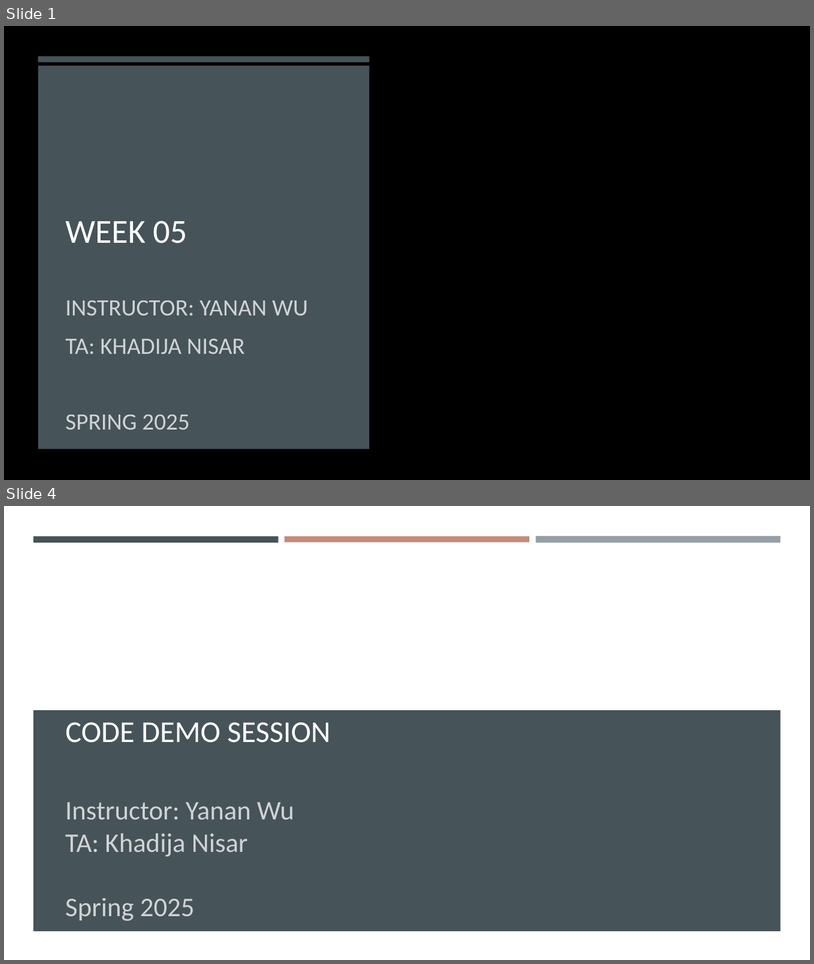
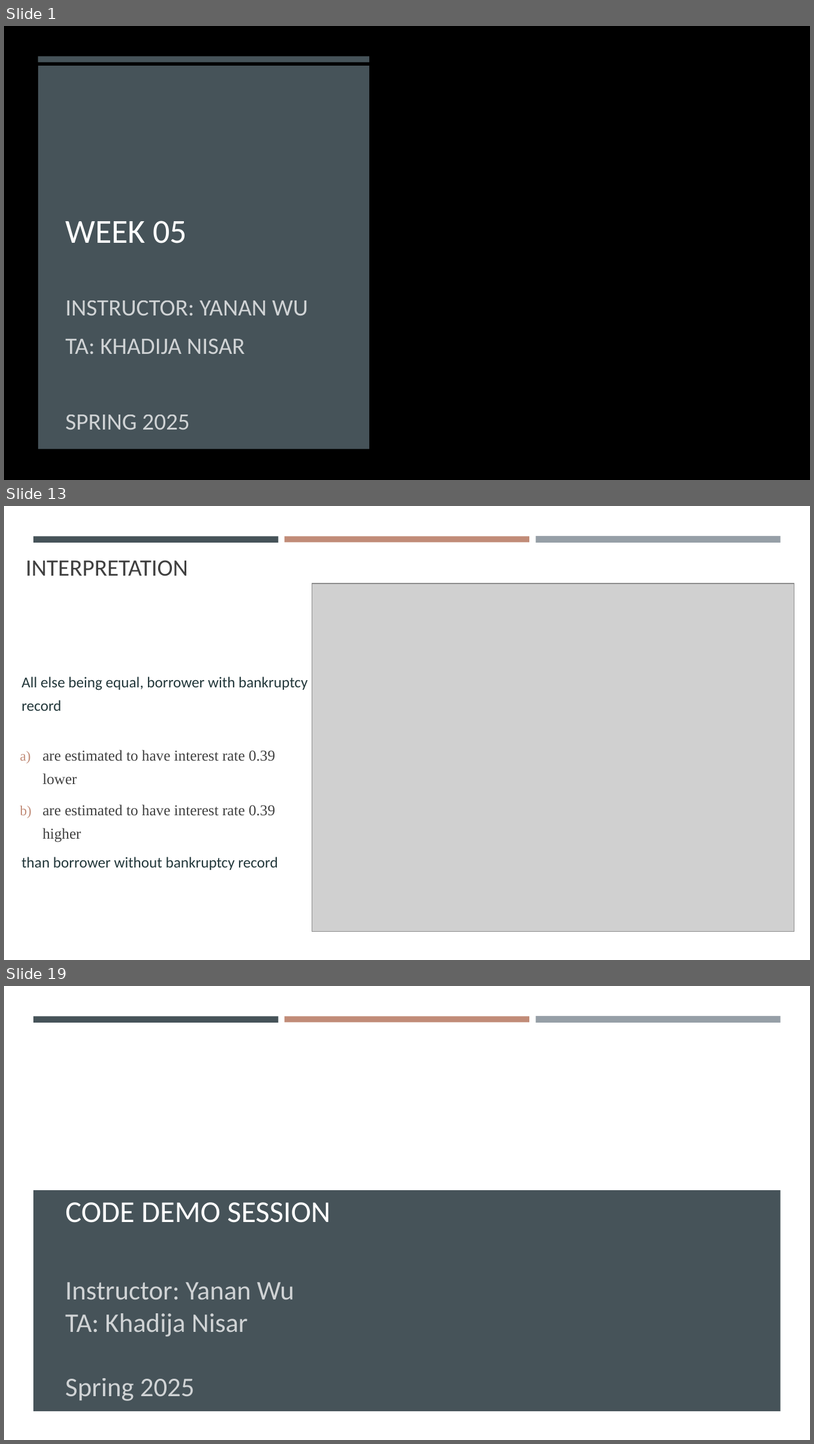
Before and after one commit to gisynw/geog-247, a slide deck: docs/Lectures/Week05/Week05_MultipleRegression.pptx. Shown one above the other, each under a label of ours: slides 1 and 4 before the commit, slides 1, 13 and 19 after it; the slides between them are not shown. The pictures are 814x964 and 814x1444 pixels, drawn with LibreOffice and Linux fonts; fonts in the diff are those of the drawing; grey boxes stand for pictures; background and template pictures are left out. Boxes give left, top, right and bottom in pixels: in the first picture for what was removed or moved away, otherwise in the second. Text is boxed around its words. In the diff, an @@ line names an element or a change of style, - is before the commit and + after.

```diff
--- a/docs/Lectures/Week05/Week05_MultipleRegression.pptx
+++ b/docs/Lectures/Week05/Week05_MultipleRegression.pptx
@@ slide 13 added at bbox=[4, 506, 810, 960], background #FFFFFF; not listed: 3 template elements that a slide beside it also shows @@
@@ title added at bbox=[26, 560, 188, 576], 28 pt, text #404040 @@
+INTERPRETATION
@@ picture added at bbox=[312, 583, 795, 931] @@
@@ text added at bbox=[21, 676, 308, 870], 18 pt, text #22373A @@
+All else being equal, borrower with bankruptcy record
+a) are estimated to have interest rate 0.39 lower
+b) are estimated to have interest rate 0.39 higher
+than borrower without bankruptcy record
@@ what was slide 4 is now slide 19 @@
```
Also in this commit, not shown: 1 slide changed, 15 other slides added, 2 slides removed, 11 other files.
